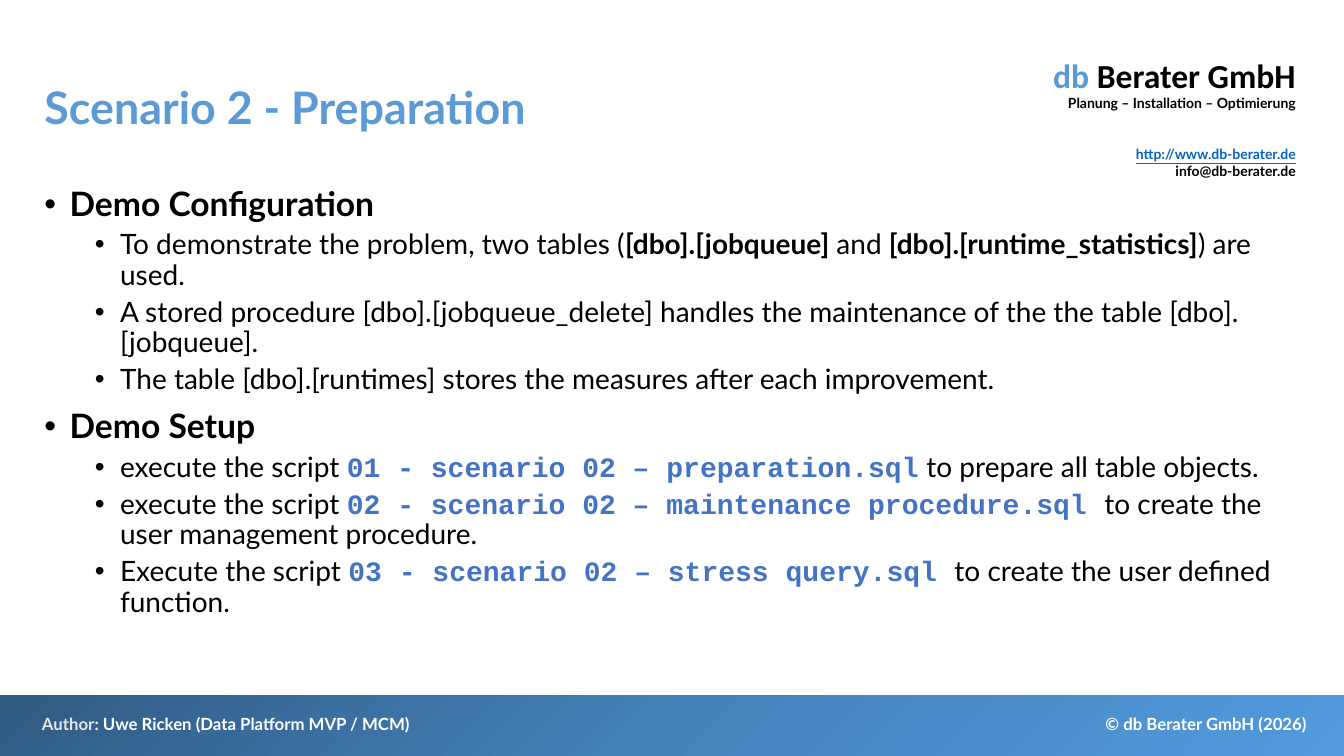
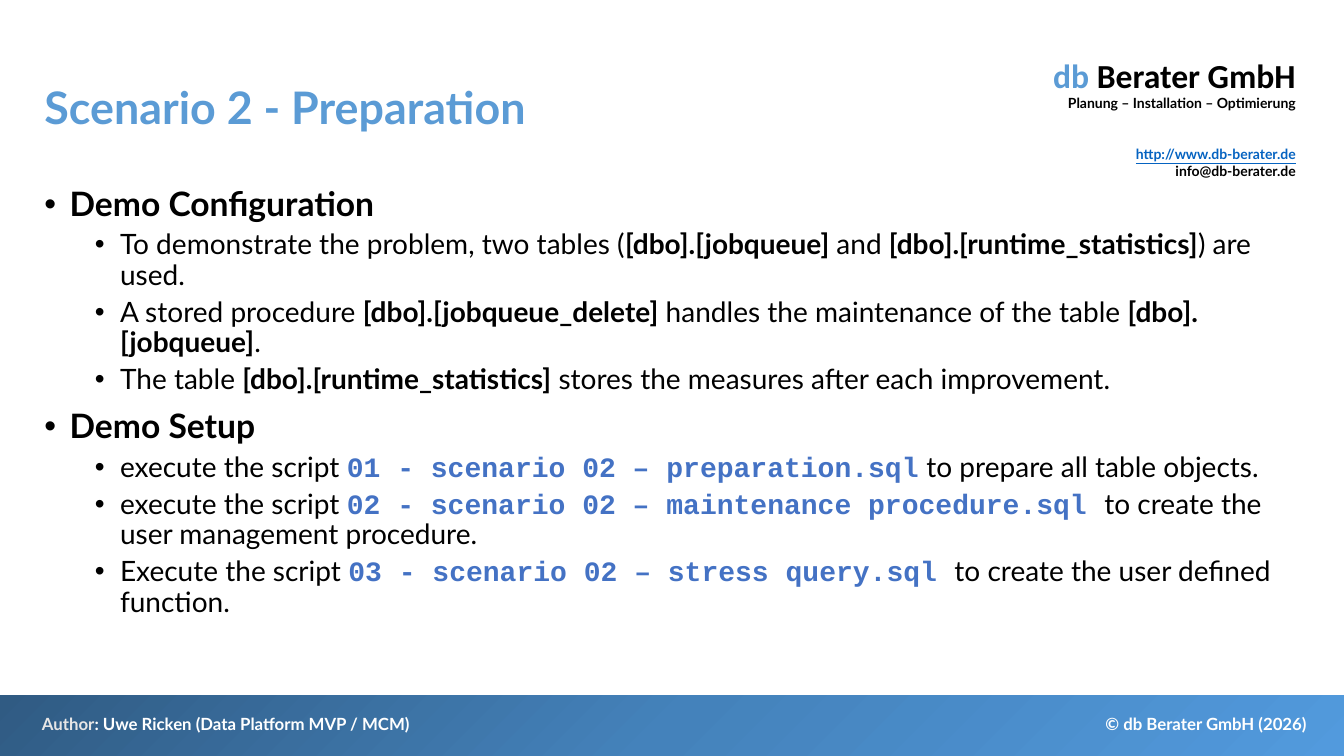
Before and after one commit to db-berater/speedup-your-sql-code, a slide deck: slide 25 of 01 - Documents and Preparation/Accelerate your T-SQL Code.pptx. Drawn at 1344x756 pixels with LibreOffice and Linux fonts; fonts in the diff are those of the drawing. Boxes give left, top, right and bottom in pixels: in the first picture for what was removed or moved away, otherwise in the second. Text is boxed around its words. In the diff, an @@ line names an element or a change of style, - is before the commit and + after.

Commit message:
rework of scenario #2 and scenario #3

```diff
--- a/01 - Documents and Preparation/Accelerate your T-SQL Code.pptx
+++ b/01 - Documents and Preparation/Accelerate your T-SQL Code.pptx
@@ text at (120, 300, 1198, 394): text changed @@
-  • A stored procedure [dbo].[jobqueue_delete] handles the maintenance of the the table [dbo].[jobqueue].
-  • The table [dbo].[runtimes] stores the measures after each improvement.
+  • A stored procedure [dbo].[jobqueue_delete] handles the maintenance of the table [dbo].[jobqueue].
+  • The table [dbo].[runtime_statistics] stores the measures after each improvement.
```
Also in this commit, not shown: 3 other slides changed, 15 other files.
